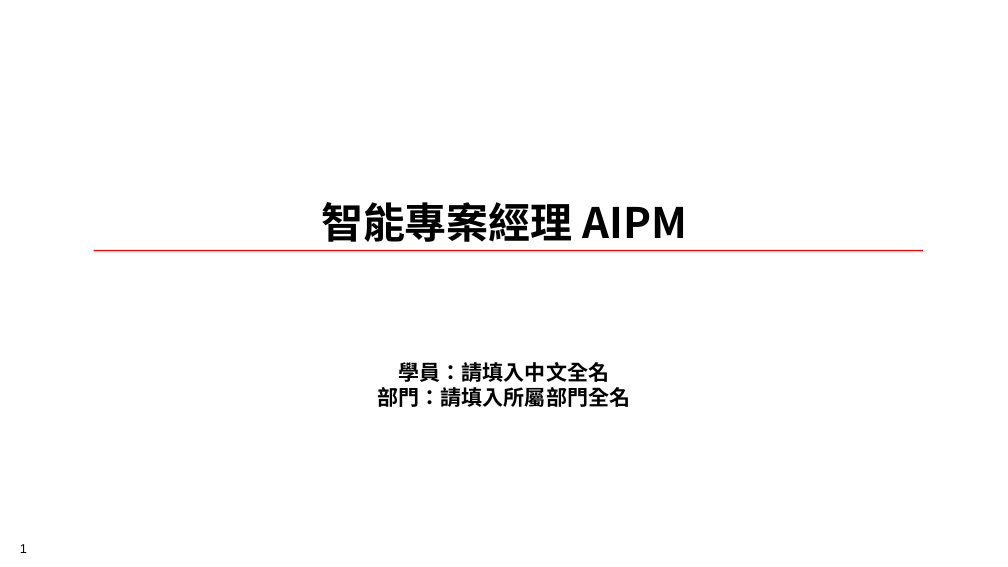
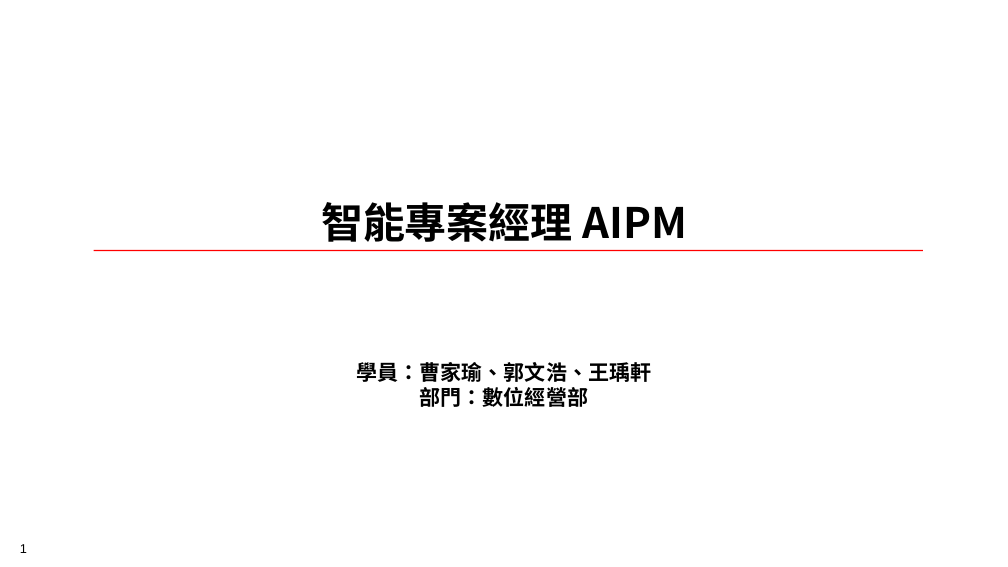
Before and after one commit to how0531/sino_AI-PM, a slide deck: slide 1 of AI競賽.pptx. Drawn at 1008x567 pixels with LibreOffice and Linux fonts; fonts in the diff are those of the drawing; background and template pictures are left out. Boxes give left, top, right and bottom in pixels: in the first picture for what was removed or moved away, otherwise in the second. Text is boxed around its words. In the diff, an @@ line names an element or a change of style, - is before the commit and + after.

```diff
--- a/AI競賽.pptx
+++ b/AI競賽.pptx
@@ text at [357, 362, 651, 407]: text changed @@
-學員：請填入中文全名
-部門：請填入所屬部門全名
+學員：曹家瑜、郭文浩、王瑀軒
+部門：數位經營部
```
Also in this commit, not shown: 6 other slides changed, 1 slide added, 12 other files.
